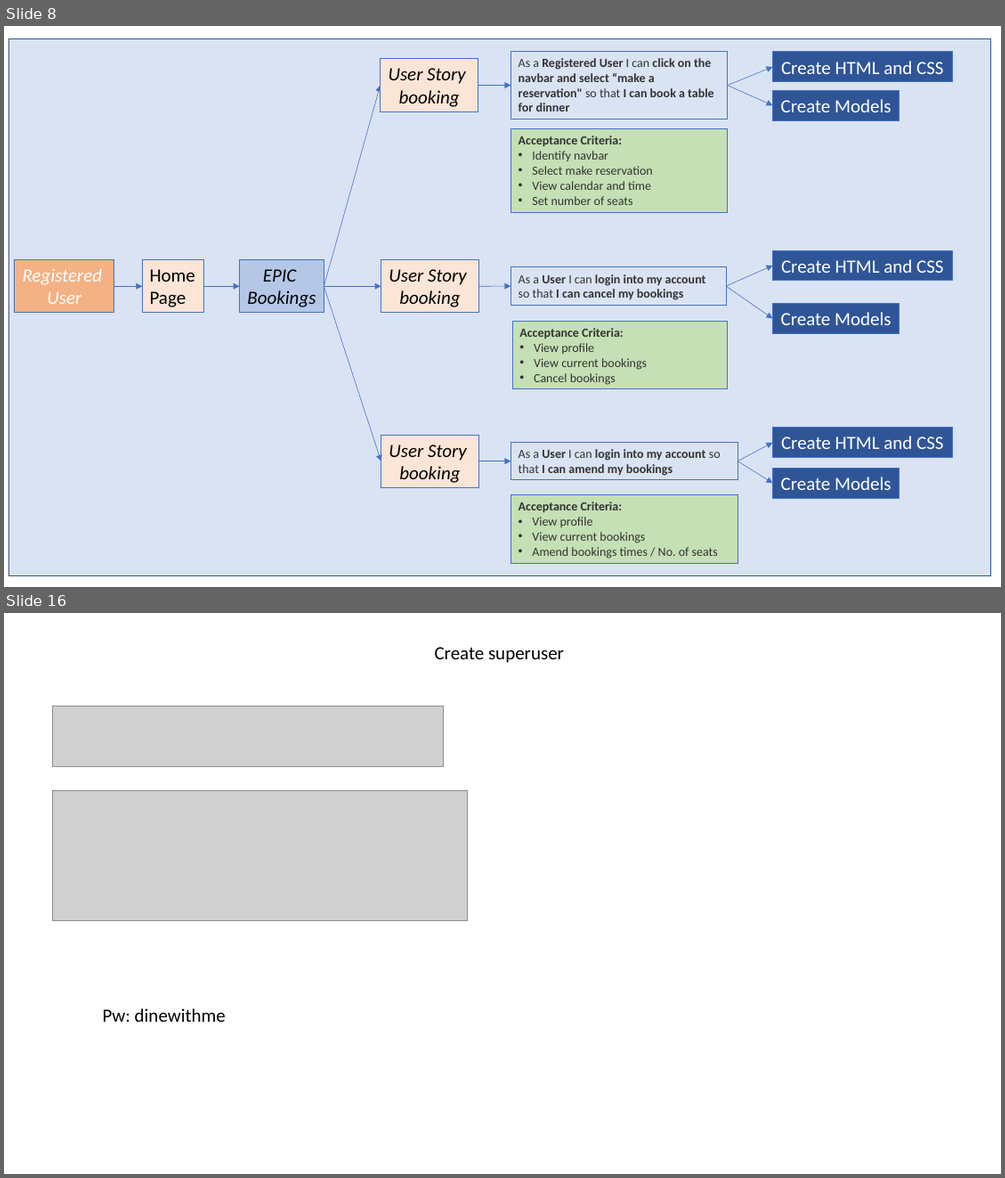
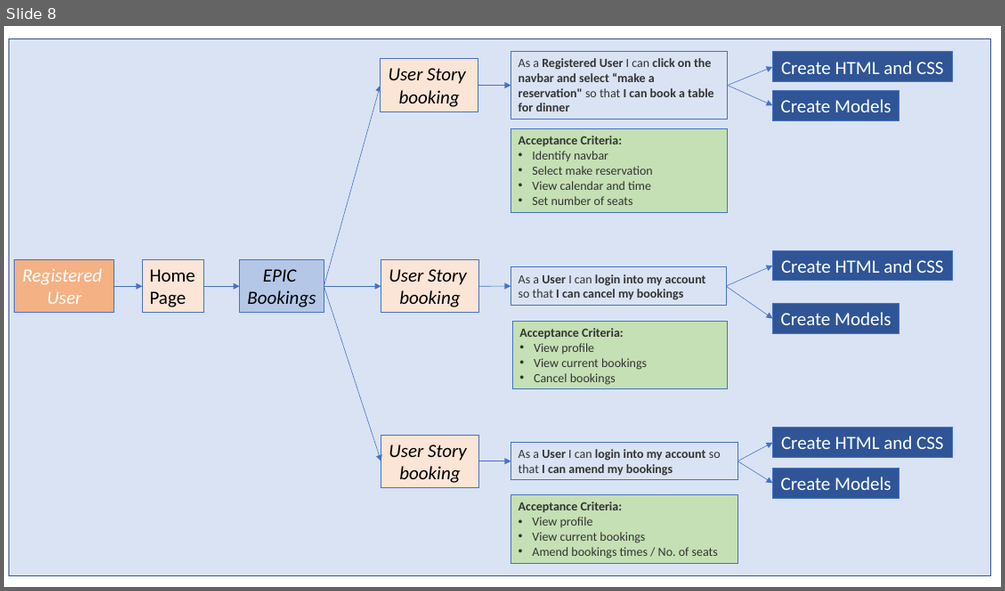
Before and after one commit to RicardoIT-Web/diners-3star-restaurant, a slide deck: media/agile_methodology/Diners-3Star-Restaurant_project_Scoping.pptx. Shown one above the other, each under a label of ours: slides 8 and 16 before the commit, slide 8 after it; the slides between them are not shown. The pictures are 1005x1178 and 1005x591 pixels, drawn with LibreOffice and Linux fonts; fonts in the diff are those of the drawing; grey boxes stand for pictures. Boxes give left, top, right and bottom in pixels: in the first picture for what was removed or moved away, otherwise in the second. Text is boxed around its words. In the diff, an @@ line names an element or a change of style, - is before the commit and + after.

```diff
--- a/media/agile_methodology/Diners-3Star-Restaurant_project_Scoping.pptx
+++ b/media/agile_methodology/Diners-3Star-Restaurant_project_Scoping.pptx
@@ slide 16 removed at box(4, 613, 1001, 1174), background #FFFFFF @@
@@ text removed at box(435, 647, 564, 663) @@
-Create superuser
@@ picture removed at box(53, 706, 443, 766) @@
@@ picture removed at box(53, 790, 467, 921) @@
@@ text removed at box(103, 1008, 226, 1022) @@
-Pw: dinewithme
```
Also in this commit, not shown: 2 slides changed, 4 other slides removed, 2 other files.
